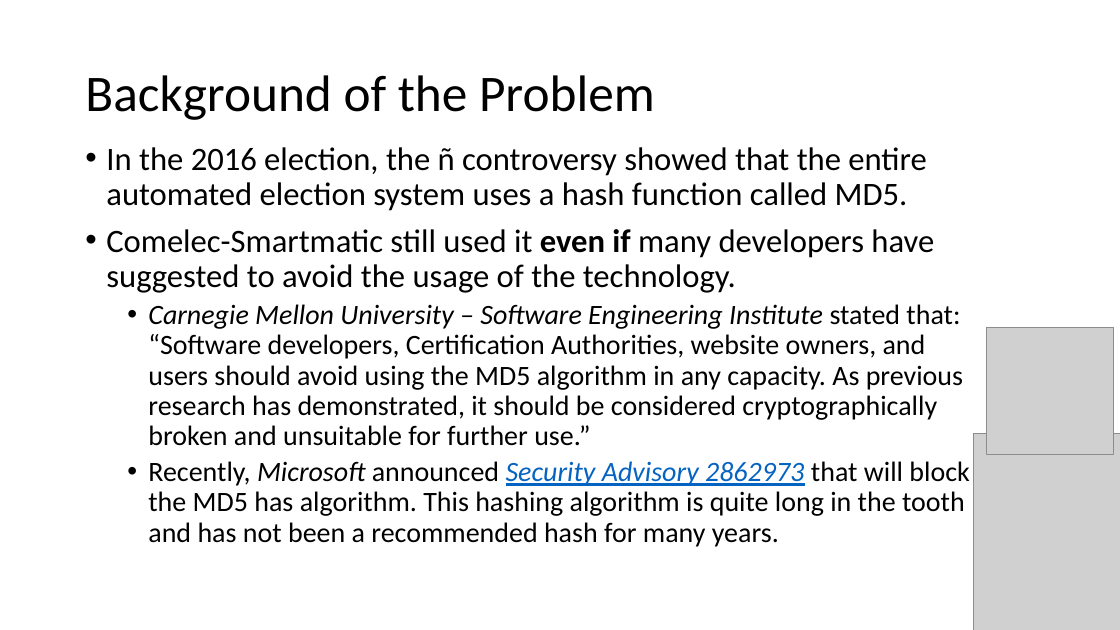
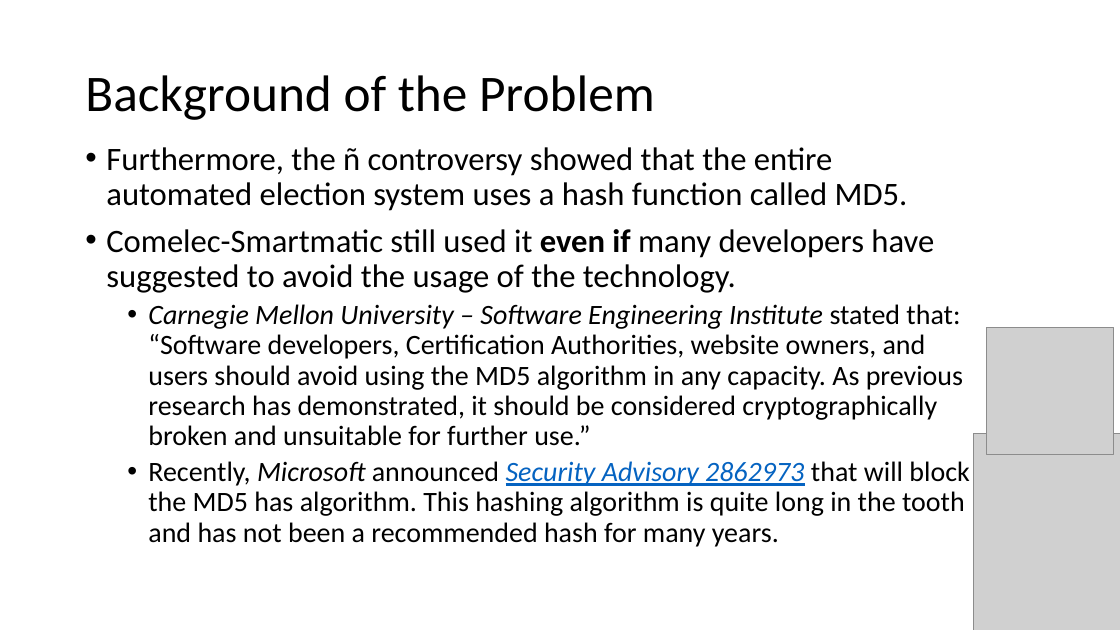
Before and after one commit to seans888/Project---Automate-Election, a slide deck: slide 4 of Documentation/Finals_Sysadd1.pptx (slide 2 before the commit). Drawn at 1120x630 pixels with LibreOffice and Linux fonts; fonts in the diff are those of the drawing; grey boxes stand for pictures. Boxes give left, top, right and bottom in pixels: in the first picture for what was removed or moved away, otherwise in the second. Text is boxed around its words. In the diff, an @@ line names an element or a change of style, - is before the commit and + after.

```diff
--- a/Documentation/Finals_Sysadd1.pptx
+++ b/Documentation/Finals_Sysadd1.pptx
@@ text at (106, 147, 908, 211): text changed @@
-• In the 2016 election, the ñ controversy showed that the entire automated election system uses a hash function called MD5.
+• Furthermore, the ñ controversy showed that the entire automated election system uses a hash function called MD5.
```
Also in this commit, not shown: 6 other slides changed, 2 slides added, 2 slides removed.
